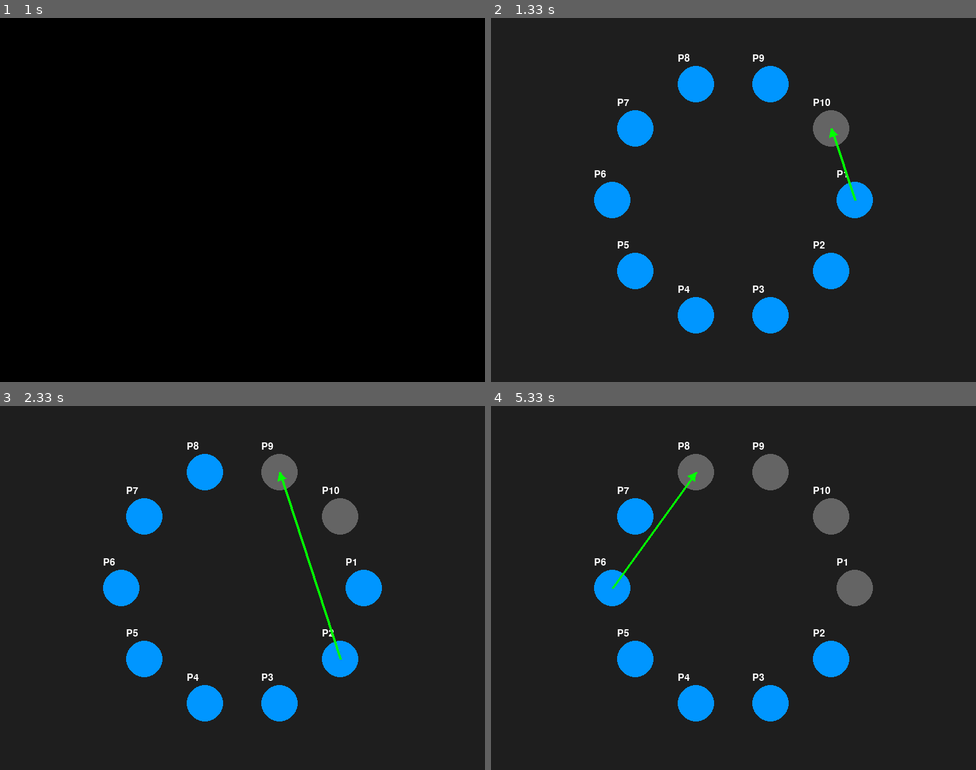
Above: before the commit, frames 1-4 (two rows, left to right).
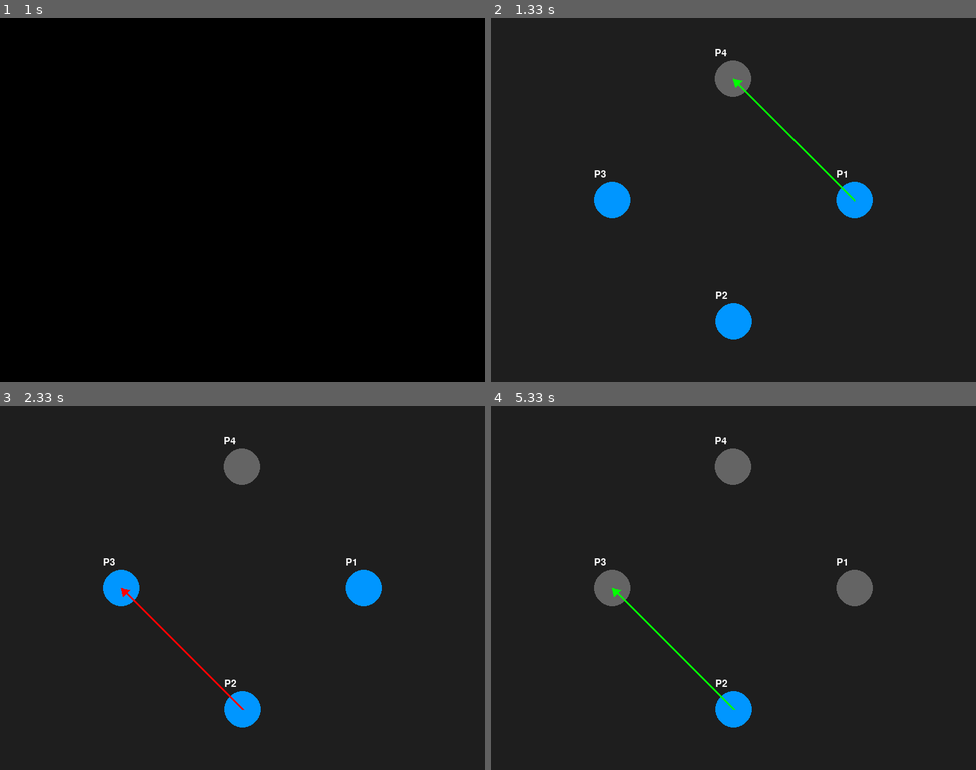
Above: after the commit, the same moments.

Repository: DanNgobe/nuel-sim
Game: pygame game, started from main.py
Two runs of this game, one before a commit and one after it. Both use one fixed random seed, a clock stepped at 60 frames per second and the inputs below.
Inputs:
- Up to frame 1 (1 s): no input
- Up to frame 2 (1.33 s): no input
- Up to frame 3 (2.33 s): no input
- Up to frame 4 (5.33 s): no input

Frame 1 is identical in both runs. In frame 2, 6.3% of the frame differs, in the area x 22-76%, y 8-89%; in frame 3, 6.5%; in frame 4, 6.9%, in the area x 21-74%, y 8-89%.

Commit message:
feat: add config.py

Diff:
--- /dev/null
+++ b/config.py
@@ -0,0 +1,23 @@
+# config.py
+
+# Game Settings
+NUM_PLAYERS = 4
+GAME_MODE = "sequential"  # Options: 'sequential', 'simultaneous', 'random'
+
+# Player Settings
+# INITIAL_HEALTH = 1.0
+MARKSMANSHIP_RANGE = (0.4, 0.9)
+
+# Pygame Visual Settings
+SCREEN_WIDTH = 800
+SCREEN_HEIGHT = 600
+PLAYER_RADIUS = 30
+FPS = 1
+ARROW_SIZE = 15
+
+# Colors (R, G, B)
+COLOR_BACKGROUND = (30, 30, 30)
+COLOR_PLAYER_ALIVE = (0, 150, 255)
+COLOR_PLAYER_DEAD = (100, 100, 100)
+COLOR_HIT = (0, 255, 0)
+COLOR_MISS = (255, 0, 0)
--- a/main.py
+++ b/main.py
@@ -3,18 +3,20 @@
 from core import Player
 from core import Game
 from visual import run_game_visual
+import config
 
 def create_players(n):
-    center_x, center_y, radius = 400, 300, 200
+    center_x, center_y, radius = config.SCREEN_WIDTH // 2, config.SCREEN_HEIGHT // 2, 200
     players = []
     for i in range(n):
         angle = 2 * math.pi * i / n
         x = center_x + radius * math.cos(angle)
         y = center_y + radius * math.sin(angle)
-        players.append(Player(f"P{i+1}", accuracy=random.uniform(0.5, 0.9), x=x, y=y))
+        accuracy = random.uniform(*config.MARKSMANSHIP_RANGE)
+        players.append(Player(f"P{i+1}", accuracy=accuracy, x=x, y=y))
     return players
 
 if __name__ == "__main__":
-    players = create_players(10)
-    game = Game(players, mode="sequential")  # or "simultaneous" or "random"
+    players = create_players(config.NUM_PLAYERS)
+    game = Game(players, mode=config.GAME_MODE)
     run_game_visual(game)
--- a/visual/pygame_visual.py
+++ b/visual/pygame_visual.py
@@ -1,15 +1,11 @@
 import pygame
 import time
 import math
-
-WIDTH, HEIGHT = 800, 600
-RADIUS = 30
-SHOT_COLOR_HIT = (0, 255, 0)
-SHOT_COLOR_MISS = (255, 0, 0)
-BACKGROUND = (30, 30, 30)
-FPS = 1
-
-ARROW_SIZE = 15  # Size of the arrowhead
+from config import (
+    SCREEN_WIDTH, SCREEN_HEIGHT, PLAYER_RADIUS, FPS, ARROW_SIZE,
+    COLOR_BACKGROUND, COLOR_PLAYER_ALIVE, COLOR_PLAYER_DEAD,
+    COLOR_HIT, COLOR_MISS
+)
 
 def draw_arrow(screen, start_pos, end_pos, color):
     """Draws an arrow from start_pos to end_pos."""
@@ -29,28 +25,28 @@
     pygame.draw.polygon(screen, color, arrowhead)
 
 def draw_game(screen, players, history):
-    screen.fill(BACKGROUND)
+    screen.fill(COLOR_BACKGROUND)
 
     # Draw players
     for p in players:
-        color = (0, 150, 255) if p.alive else (100, 100, 100)
-        pygame.draw.circle(screen, color, (int(p.x), int(p.y)), RADIUS)
+        color = COLOR_PLAYER_ALIVE if p.alive else COLOR_PLAYER_DEAD
+        pygame.draw.circle(screen, color, (int(p.x), int(p.y)), PLAYER_RADIUS)
         font = pygame.font.SysFont(None, 24)
         label = font.render(p.name, True, (255, 255, 255))
-        screen.blit(label, (p.x - RADIUS, p.y - RADIUS - 20))
+        screen.blit(label, (p.x - PLAYER_RADIUS, p.y - PLAYER_RADIUS - 20))
 
     # Draw last shot (shooter -> target)
     if history:
         shooter, target, hit = history[-1]
         if shooter and target:
             # Draw arrow between shooter and target
-            line_color = SHOT_COLOR_HIT if hit else SHOT_COLOR_MISS
+            line_color = COLOR_HIT if hit else COLOR_MISS
             draw_arrow(screen, (shooter.x, shooter.y), (target.x, target.y), line_color)
     pygame.display.flip()
 
 def run_game_visual(game):
     pygame.init()
-    screen = pygame.display.set_mode((WIDTH, HEIGHT))
+    screen = pygame.display.set_mode((SCREEN_WIDTH, SCREEN_HEIGHT))
     pygame.display.set_caption("Nuel Simulation")
     clock = pygame.time.Clock()
 
Not shown, changed: README.md
